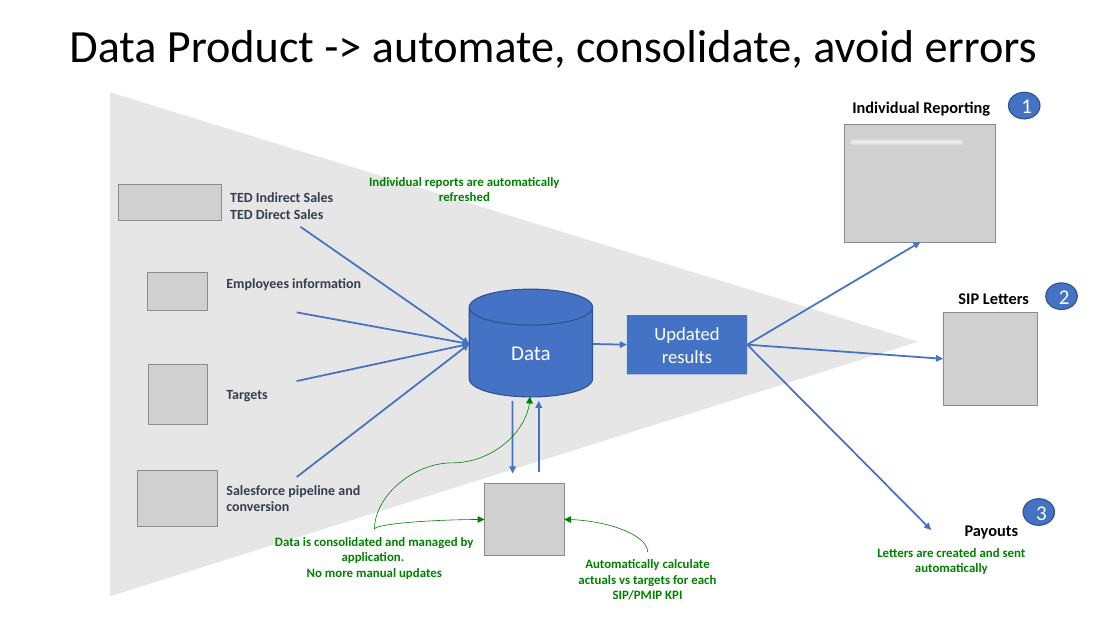
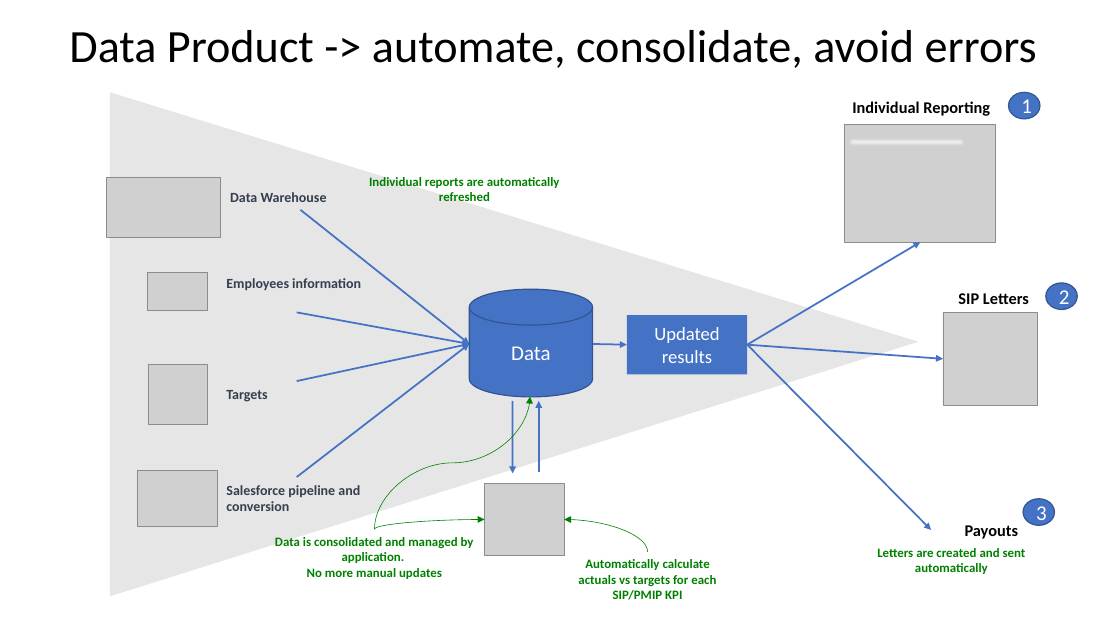
Before and after one commit to acivitillo/python_data_products_workshop, a slide deck: slide 9 of intro_workshop/an_intro_to_data_products.pptx (slide 7 before the commit). Drawn at 1120x630 pixels with LibreOffice and Linux fonts; fonts in the diff are those of the drawing; grey boxes stand for pictures. Boxes give left, top, right and bottom in pixels: in the first picture for what was removed or moved away, otherwise in the second. Text is boxed around its words. In the diff, an @@ line names an element or a change of style, - is before the commit and + after.

```diff
--- a/intro_workshop/an_intro_to_data_products.pptx
+++ b/intro_workshop/an_intro_to_data_products.pptx
@@ picture: place and size @@
-picture at <box>118,184,222,220</box>
+picture at <box>107,178,220,238</box>
@@ text at <box>230,192,327,202</box>: text changed @@
-TED Indirect Sales
-TED Direct Sales
+Data Warehouse
@@ arrow moved from (301, 227) - (470, 344) to (301, 210) - (470, 344) @@
```
Also in this commit, not shown: 4 other slides changed, 3 slides added, 1 slide removed, 9 other files.
